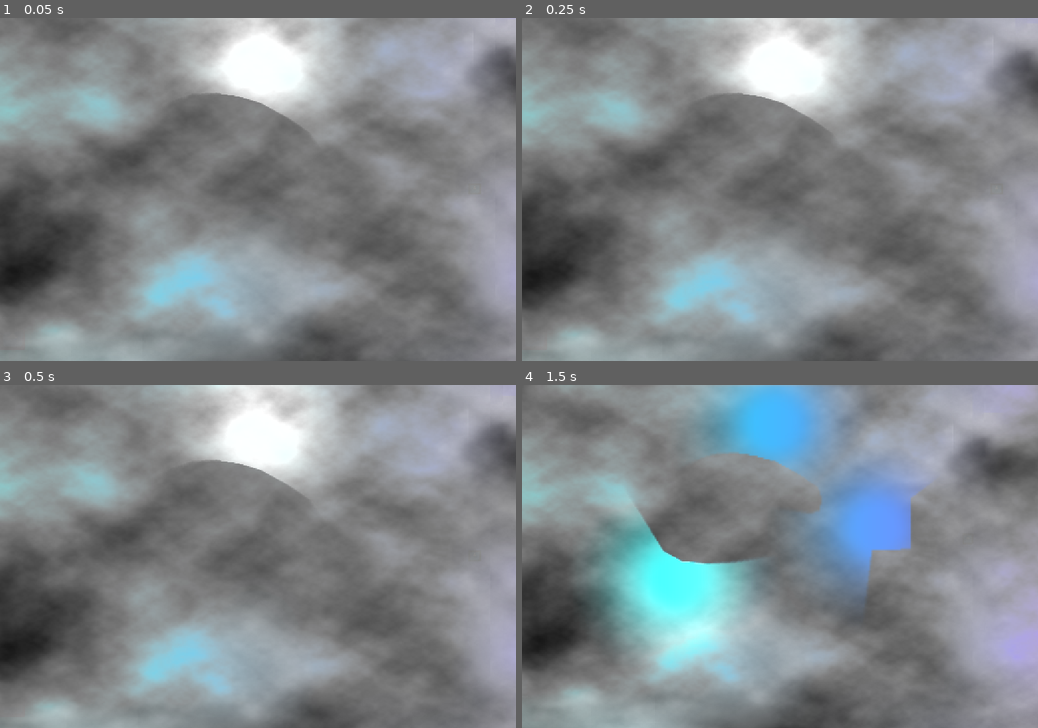
Above: before the commit, frames 1-4 (two rows, left to right).
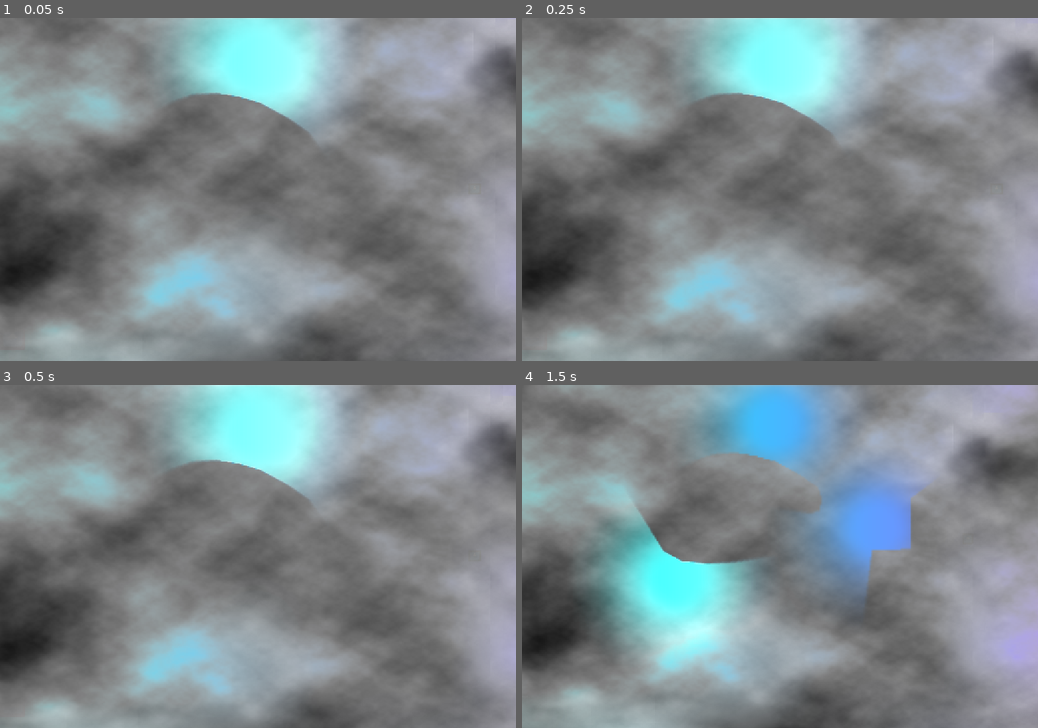
Above: after the commit, the same moments.

Repository: 87PizzaStudios/godot_light_fow
Game: Godot game, scene res://World.tscn
The game is run twice, just before and just after one commit, with the same random seed, the same clock (stepped at 60 frames per second) and the same inputs. The engine's default icon, where the game draws it, is replaced by a stand-in: a white triangle on a blue panel in a dark square.
Inputs (mouse positions are in pixels of both pictures, inside the frame that each line leads up to):
- Up to frame 1 (0.05 s): no input
- Up to frame 2 (0.25 s): no input
- Up to frame 3 (0.5 s): no input
- Up to frame 4 (1.5 s): move the mouse to (893, 539) at 0.52 s; hold Mouse wheel up (zoom_in) 0.53-1.28 s; click (893, 539) at 0.67 s; move the mouse to (676, 573) at 1.27 s; tap Mouse wheel down (zoom_out) at 1.35 s; click (676, 573) at 1.42 s

The runs differ from the first frame. In frame 1, 6.4% of the frame differs, in the area x 35-63%, y 0-32%; in frame 2, 6.3%; in frame 3, 6.3%; in frame 4, nothing differs.

Commit message:
add option to reveal immediately

Diff:
--- a/fow_light.gd
+++ b/fow_light.gd
@@ -14,6 +14,8 @@
 @export var light_occluder_group: String
 ## Scales down the fow texture for more efficient computation
 @export_range(0.05,1.0) var fow_scale_factor := 1.
+## Whether to reveal at initial light location
+@export var initial_reveal: bool = true
 
 @onready var light_sv = $LightSubViewport
 @onready var mask_sv = $MaskSubViewport
@@ -65,6 +67,13 @@
 	if persistent_reveal:
 		mask.material.set_shader_parameter('mask_texture', mask_texture)
 
+	# reveal at initial light location
+	if initial_reveal:
+		# workaround for node initialization order (possible engine bug?)
+		await get_tree().process_frame
+		await get_tree().physics_frame
+		on_light_moved(light_dup.position / fow_scale_factor)
+
 func _input(event):
 	if event.is_action_pressed("screencap"):
 		print("Saving diagnostic images...")
